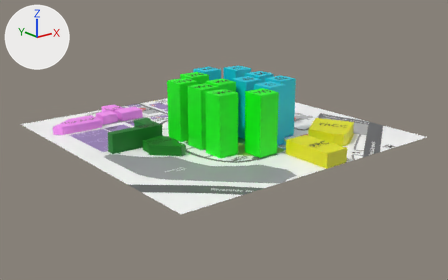
The glTF model public/models/campusmap.glb: old version first, new version second.
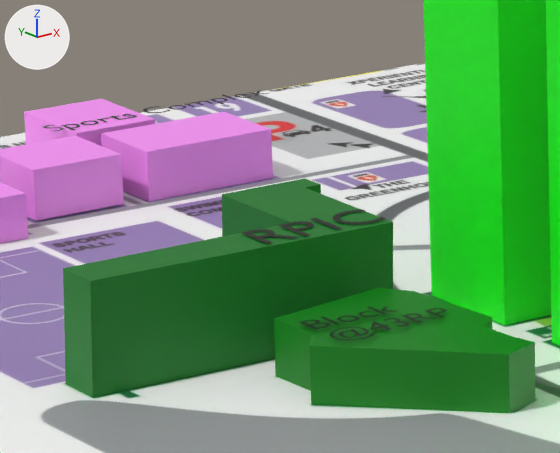
Each version is shown whole from a camera (50 mm lens) standing at (-33.25, -42.59, 15.97) and looking at (-0.11, -1.16, -0.6), then close up on the part from 22% to 42% of the width and 31% to 58% of the height. Arrows for +X, +Y and +Z are at upper left; the lights stay in place. The last two pictures show the newer version. Where no turn or scale is listed for an object, it has been applied to the vertices.
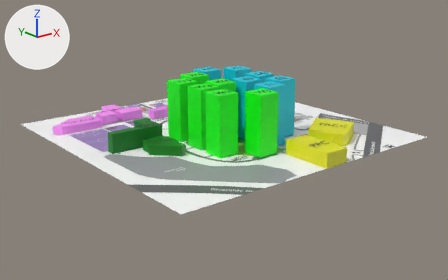
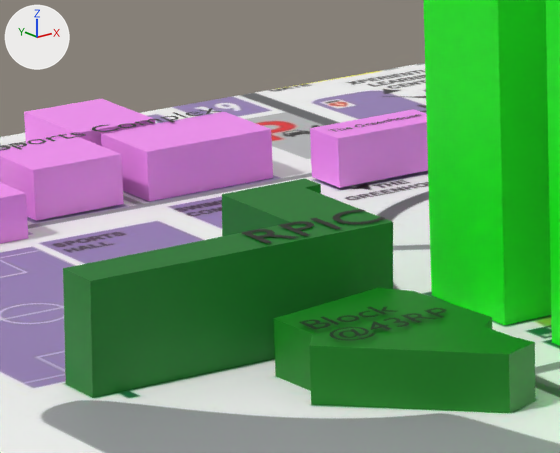
Boxes (x1, y1, x2, y2) around the edits, measured in the close-ups (560 x 453 px):
'Cube.002', added (pink): after (310, 109, 428, 188)
'Text.018', moved: before (43, 90, 270, 131); after (0, 108, 221, 150)
'Text.019', added: after (330, 115, 422, 132)

Diff of the bpy script that builds the scene:
```diff
--- a/public/models/campusmap.glb.py
+++ b/public/models/campusmap.glb.py
@@ me_text_018 @@
+me_text_018.from_pydata(...)  # 1018 vertices, 1002 faces; spans x 0.0..1.71, y 0.0..0.17, z 0.0
+me_text_018.materials.append(mat_material_005)  # black #000000
@@ me_cube_001 @@
+me_cube_001.from_pydata(...)  # a box spanning x -1.0..1.0, y -1.0..1.0, z -1.0..1.0
+me_cube_001.materials.append(mat_material_019)  # pink #ff95fd
@@ ob_text_018 @@
 ob_text_018 = bpy.data.objects.new('Text.018', me_text_017)
-ob_text_018.location = (-5.79, 9.97, 0.84)
+ob_text_018.location = (-7.02, 9.44, 0.84)
@@ ob_text_019 @@
+ob_text_019 = bpy.data.objects.new('Text.019', me_text_018)
+ob_text_019.location = (-2.35, 7.09, 0.86)
@@ ob_cube_002 @@
+ob_cube_002 = bpy.data.objects.new('Cube.002', me_cube_001)
+ob_cube_002.location = (-1.49, 7.14, 0.45)
+ob_cube_002.rotation_euler = (3.142, 0.0, 0.0)  # degrees (180, 0, 0)
+ob_cube_002.scale = (-0.989, -0.412, -0.404)
```
